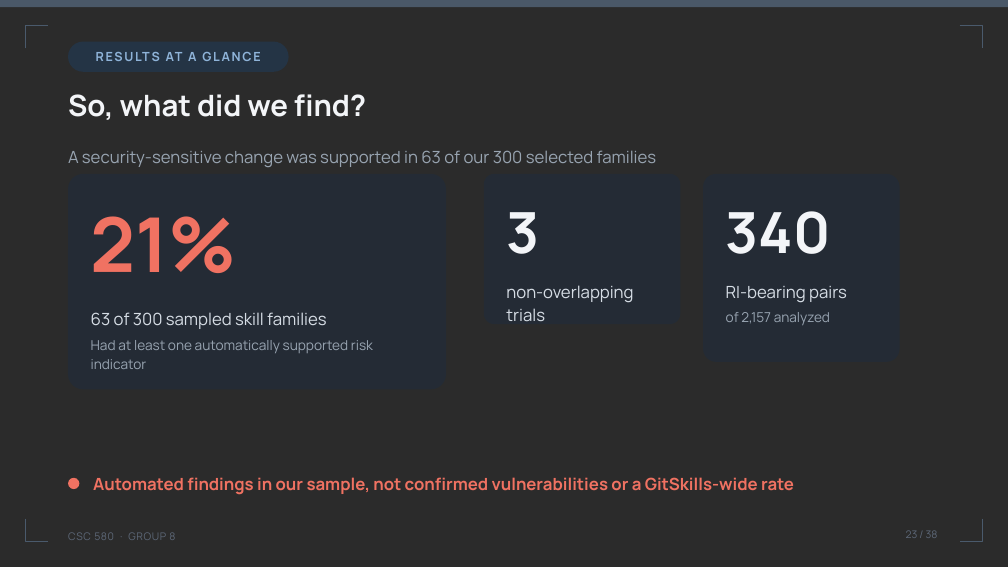
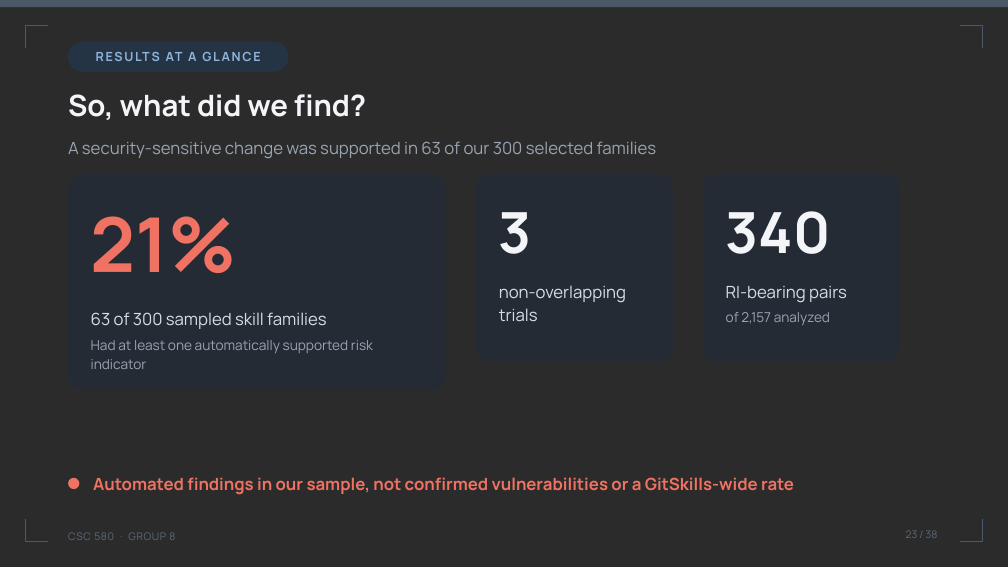
Before and after one commit to umdnp/csc580-project8, a slide deck: slide 23 of docs/group8_final_presentation.pptx. Drawn at 1008x567 pixels with LibreOffice and Linux fonts; fonts in the diff are those of the drawing; background and template pictures are left out; a plain dark background stands for a picture behind light text. Boxes give left, top, right and bottom in pixels: in the first picture for what was removed or moved away, otherwise in the second. Text is boxed around its words. In the diff, an @@ line names an element or a change of style, - is before the commit and + after.

```diff
--- a/docs/group8_final_presentation.pptx
+++ b/docs/group8_final_presentation.pptx
@@ text "A security-sensitive change was supported ..." moved from (x1=68, y1=150, x2=656, y2=167) to (x1=68, y1=141, x2=656, y2=158) @@
@@ rounded rectangle resized from (x1=484, y1=174, x2=681, y2=324) to (x1=476, y1=174, x2=673, y2=362) @@
@@ text "3" moved from (x1=506, y1=212, x2=539, y2=254) to (x1=499, y1=212, x2=532, y2=254) @@
@@ text "non-overlapping trials" moved from (x1=506, y1=285, x2=633, y2=321) to (x1=499, y1=286, x2=626, y2=321) @@
```
Also in this commit, not shown: 8 other slides changed, 9 other files.
